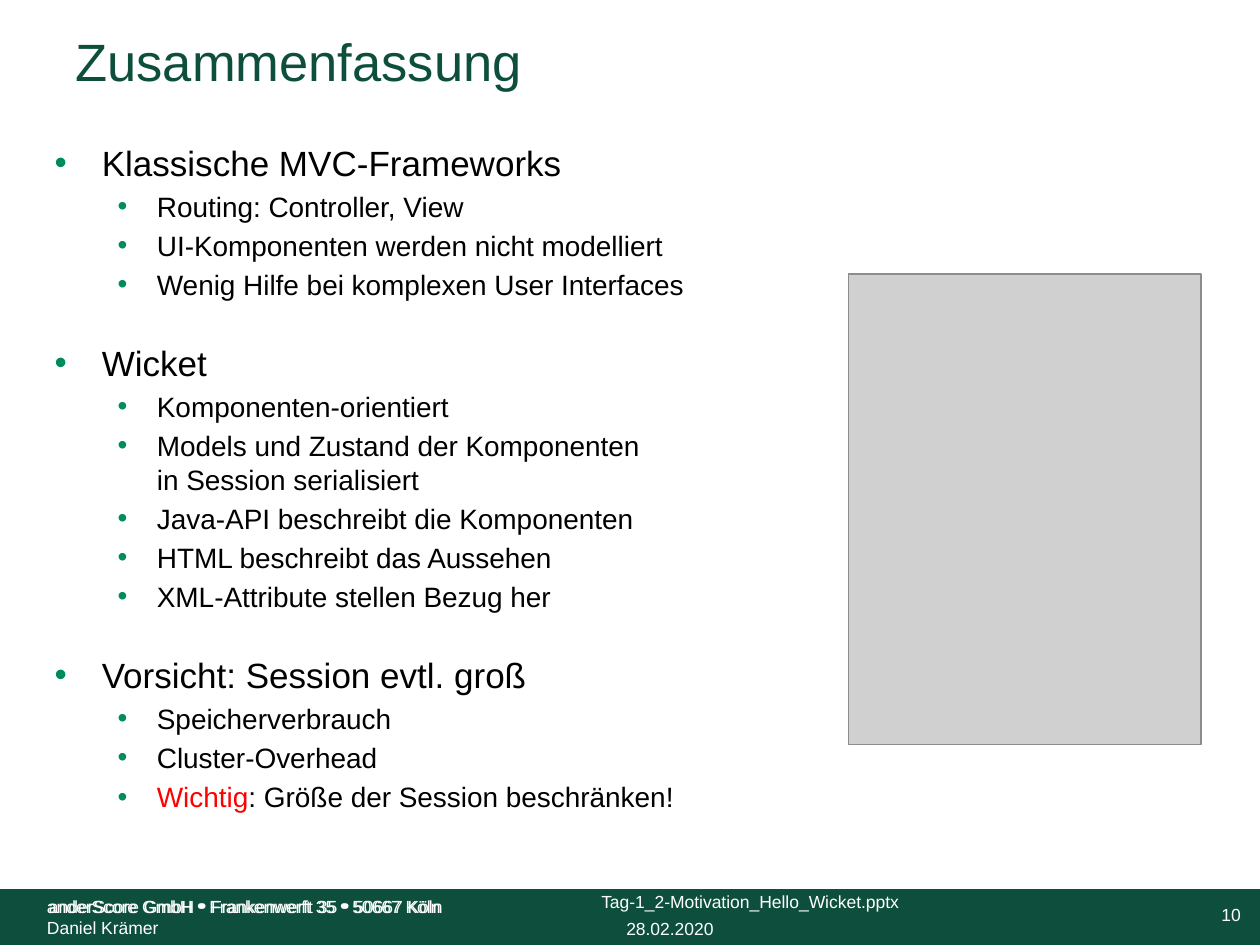
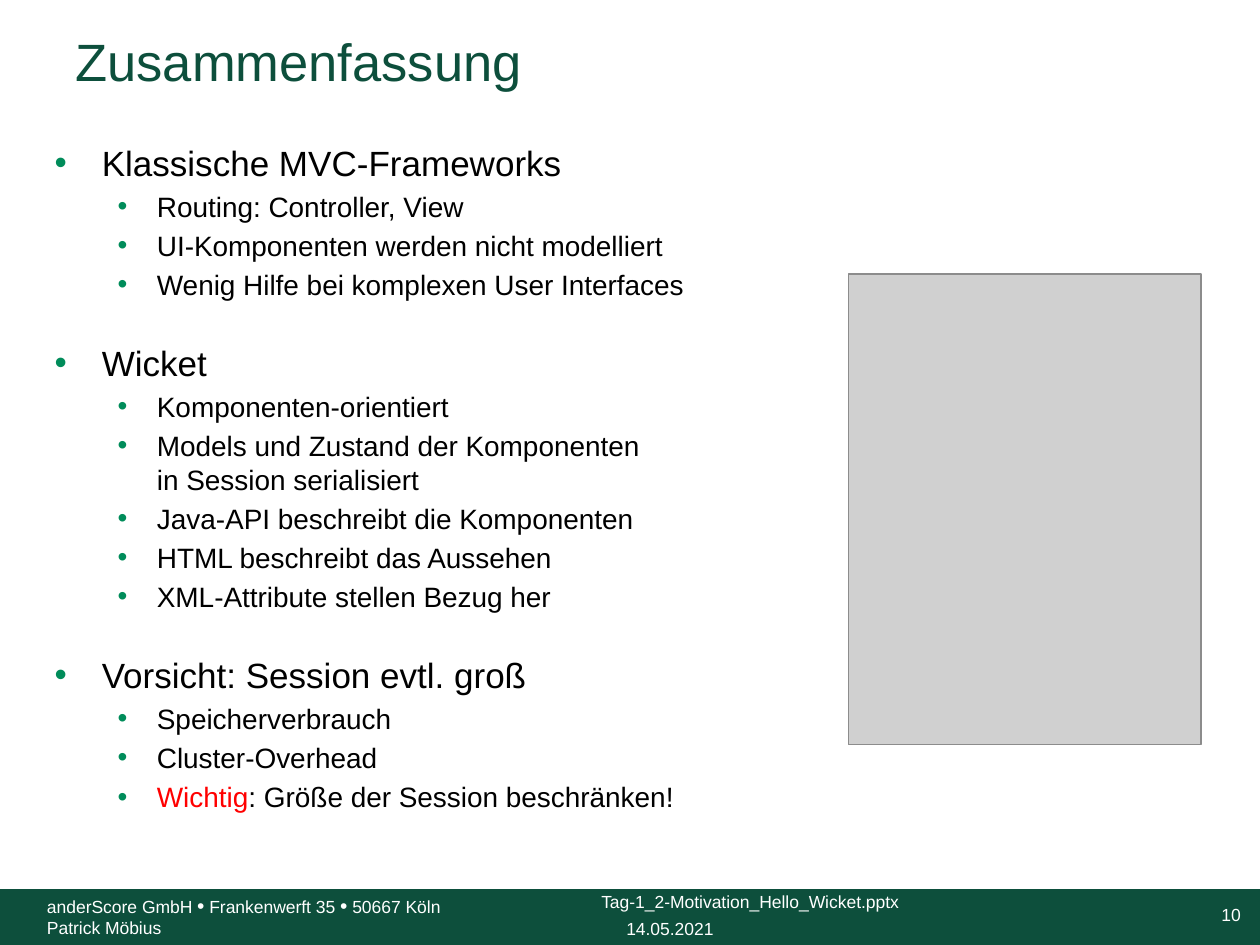
Before and after one commit to anderscore-gmbh/wicket-training, a slide deck: slide 10 of slides/Tag-1_2-Motivation_Hello_Wicket.pptx. Drawn at 1260x945 pixels with LibreOffice and Linux fonts; fonts in the diff are those of the drawing; grey boxes stand for pictures; background and template pictures are left out. Boxes give left, top, right and bottom in pixels: in the first picture for what was removed or moved away, otherwise in the second. Text is boxed around its words. In the diff, an @@ line names an element or a change of style, - is before the commit and + after.

Commit message:
Change author in slides to "Patrick Möbius", change name in pom.xml to match the exercise number, update wicket version from 9.0.0 to 9.3.0

```diff
--- a/slides/Tag-1_2-Motivation_Hello_Wicket.pptx
+++ b/slides/Tag-1_2-Motivation_Hello_Wicket.pptx
@@ text removed at (x1=47, y1=899, x2=443, y2=934) @@
-anderScore GmbH • Frankenwerft 35 • 50667 Köln
-Daniel Krämer
@@ text at (x1=47, y1=921, x2=161, y2=934): paragraph added @@
+Patrick Möbius
@@ text at (x1=626, y1=922, x2=713, y2=935): text changed @@
-28.02.2020
+14.05.2021
```
Also in this commit, not shown: 24 other slides changed, 35 other files.
